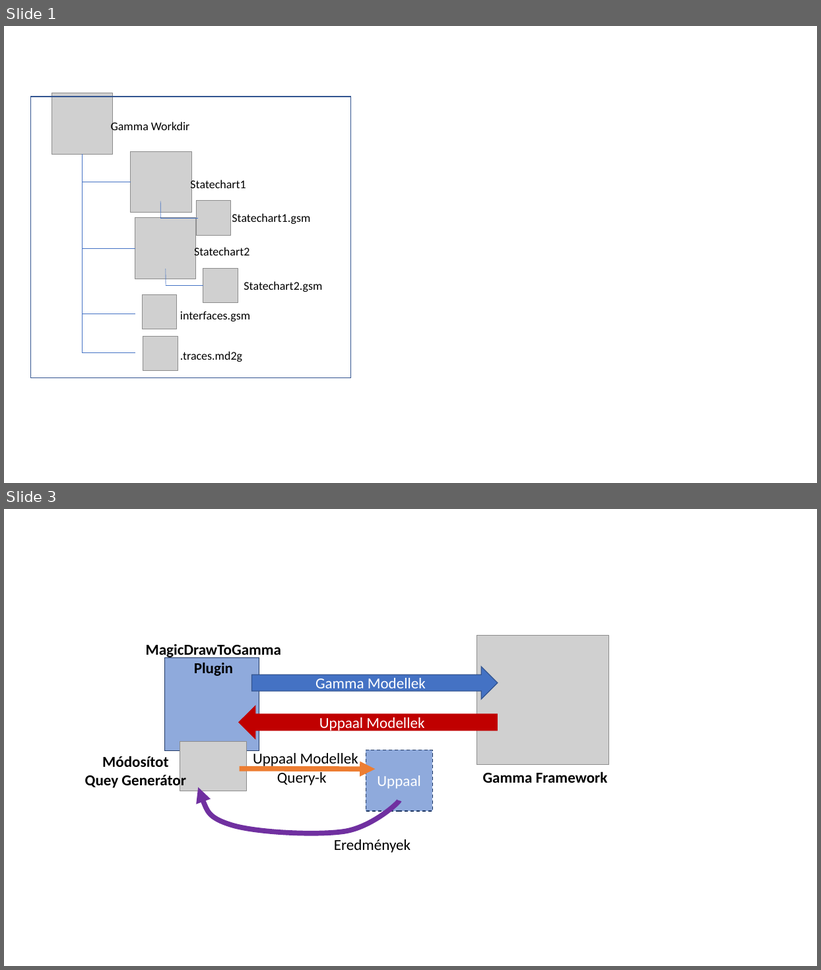
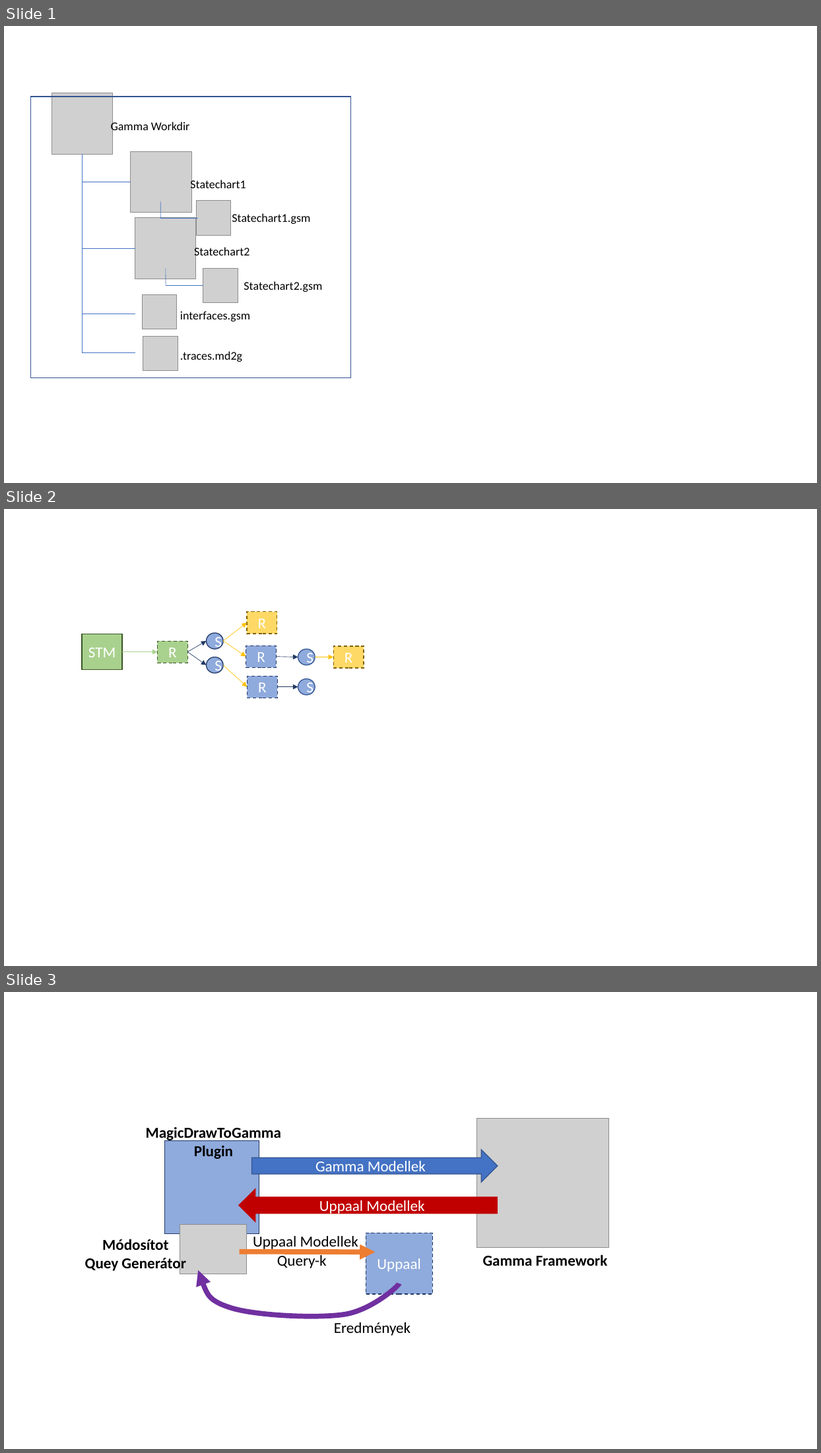
Before and after one commit to TheKorpos/bsc-thesis-latex, a slide deck: src/figures/figs.pptx. Shown one above the other, each under a label of ours: slides 1 and 3 before the commit, slides 1, 2 and 3 after it; the slides between them are not shown. The pictures are 821x970 and 821x1453 pixels, drawn with LibreOffice and Linux fonts; fonts in the diff are those of the drawing; grey boxes stand for pictures. Boxes give left, top, right and bottom in pixels: in the first picture for what was removed or moved away, otherwise in the second. Text is boxed around its words. In the diff, an @@ line names an element or a change of style, - is before the commit and + after.

```diff
--- a/src/figures/figs.pptx
+++ b/src/figures/figs.pptx
@@ slide 2 added at [4, 509, 817, 966], background #FFFFFF @@
@@ arrow added from (224, 642) to (247, 623), #FFC000 0.5 pt @@
@@ rectangle added at [247, 612, 277, 634], fill #FFD966, outline #806000 1 pt dashed, 18 pt, text #FFFFFF @@
+R
@@ rectangle added at [82, 634, 122, 669], fill #A9D18E, outline #385723 1 pt, 18 pt, text #FFFFFF @@
+STM
@@ rectangle added at [158, 642, 188, 663], fill #A9D18E, outline #385723 1 pt dashed, 18 pt, text #FFFFFF @@
+R
@@ arrow added from (187, 652) to (207, 642), #203864 0.5 pt @@
@@ ellipse added at [207, 633, 224, 649], fill #8FAADC, outline #203864 1 pt, 18 pt, text #FFFFFF @@
+S
@@ arrow added from (224, 642) to (246, 657), #FFC000 0.5 pt @@
@@ rectangle added at [246, 646, 277, 667], fill #8FAADC, outline #203864 1 pt dashed, 18 pt, text #FFFFFF @@
+R
@@ rectangle added at [333, 646, 364, 668], fill #FFD966, outline #806000 1 pt dashed, 18 pt, text #FFFFFF @@
+R
@@ arrow added from (122, 652) to (158, 652), #A9D18E 0.5 pt @@
@@ arrow added from (187, 652) to (207, 665), #203864 0.5 pt @@
@@ ellipse added at [207, 657, 224, 673], fill #8FAADC, outline #203864 1 pt, 18 pt, text #FFFFFF @@
+S
@@ arrow added from (224, 665) to (248, 687), #FFC000 0.5 pt @@
@@ arrow added from (276, 657) to (298, 657), #203864 0.5 pt @@
@@ ellipse added at [298, 650, 315, 665], fill #8FAADC, outline #325491 1 pt, 18 pt, text #FFFFFF @@
+S
@@ arrow added from (315, 657) to (333, 657), #FFC000 0.5 pt @@
@@ rectangle added at [248, 676, 278, 698], fill #8FAADC, outline #203864 1 pt dashed, 18 pt, text #FFFFFF @@
+R
@@ ellipse added at [298, 679, 315, 695], fill #8FAADC, outline #325491 1 pt, 18 pt, text #FFFFFF @@
+S
@@ arrow added from (277, 687) to (298, 687), #203864 0.5 pt @@
```
Also in this commit, not shown: 1 slide removed, 8 other files.
